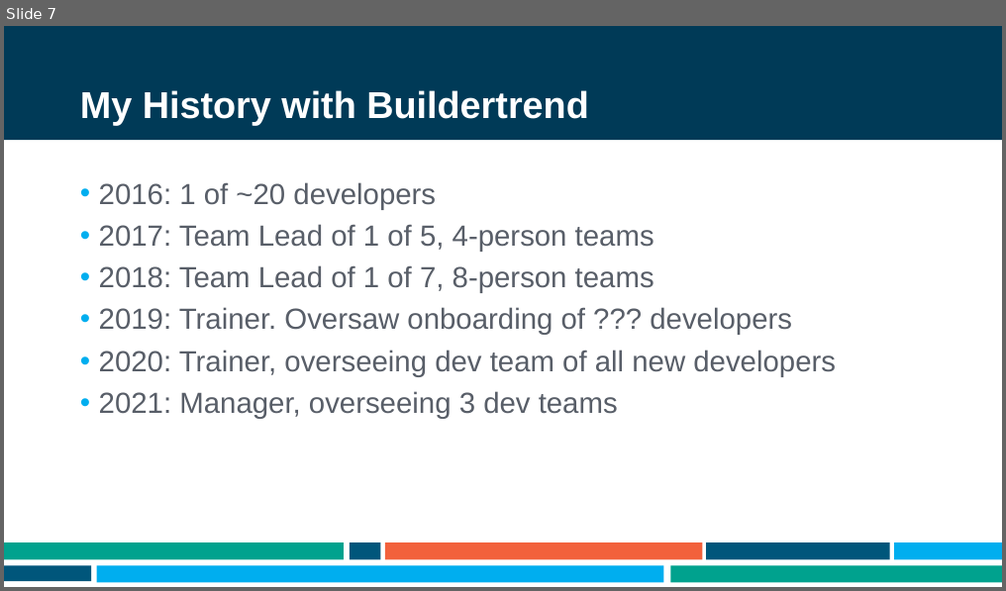
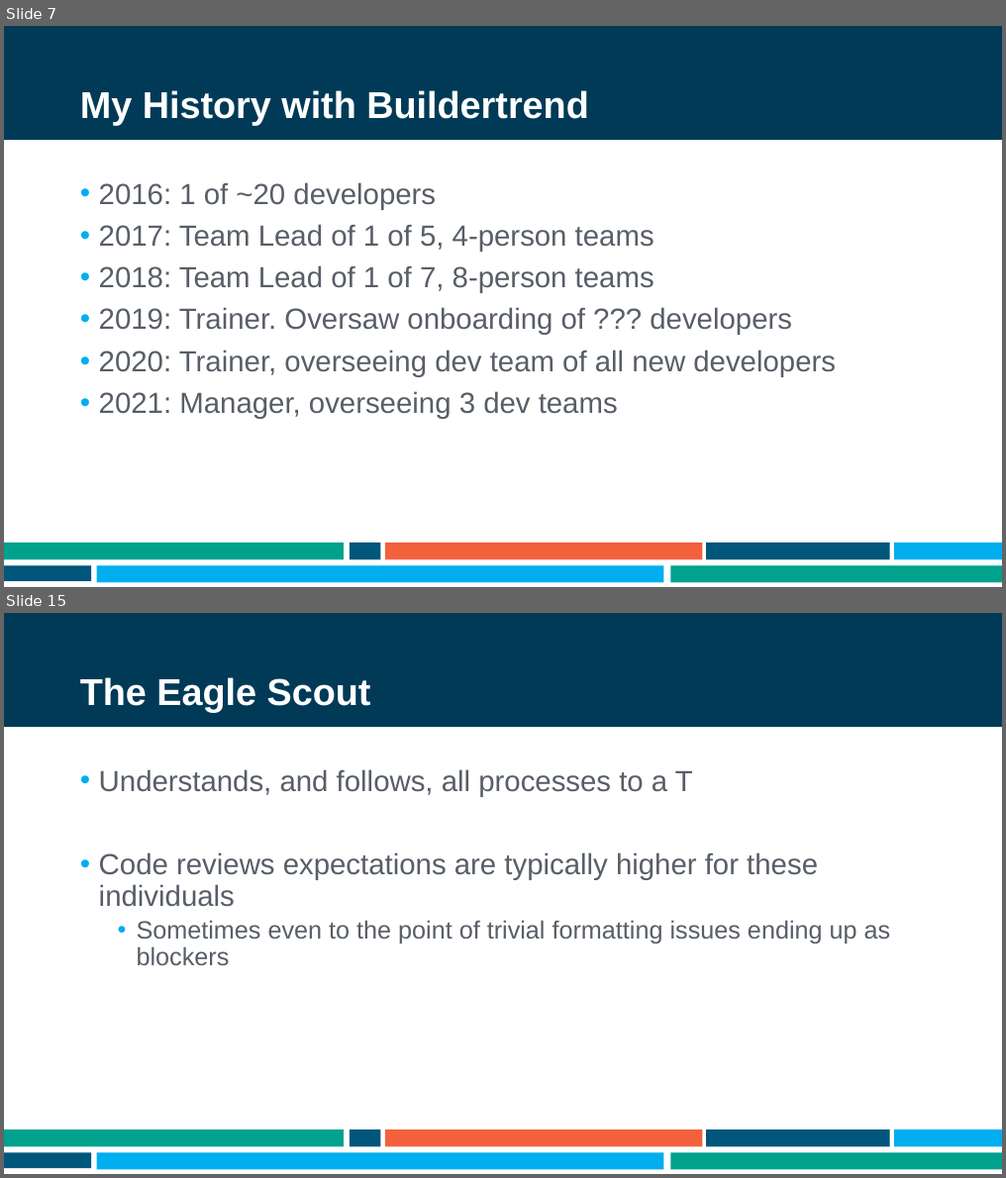
Before and after one commit to ademing/nebraska-code-2021, a slide deck: Presentation.pptx. Shown one above the other, each under a label of ours: slide 7 before the commit, slides 7 and 15 after it; the slides between them are not shown. The pictures are 1006x591 and 1006x1178 pixels, drawn with LibreOffice and Linux fonts; fonts in the diff are those of the drawing; background and template pictures are left out. Boxes give left, top, right and bottom in pixels: in the first picture for what was removed or moved away, otherwise in the second. Text is boxed around its words. In the diff, an @@ line names an element or a change of style, - is before the commit and + after.

```diff
--- a/Presentation.pptx
+++ b/Presentation.pptx
@@ slide 15 added at (x1=4, y1=613, x2=1002, y2=1174), background #FFFFFF; not listed: 9 template elements that a slide beside it also shows @@
@@ title added at (x1=80, y1=677, x2=371, y2=712), 36 pt, text #FFFFFF, bold @@
+The Eagle Scout
@@ text added at (x1=99, y1=769, x2=891, y2=965), 28 pt, text #585E68 @@
+• Understands, and follows, all processes to a T
+• Code reviews expectations are typically higher for these individuals
+  • Sometimes even to the point of trivial formatting issues ending up as blockers
```
Also in this commit, not shown: 1 slide changed, 8 other slides added, 1 slide removed.
